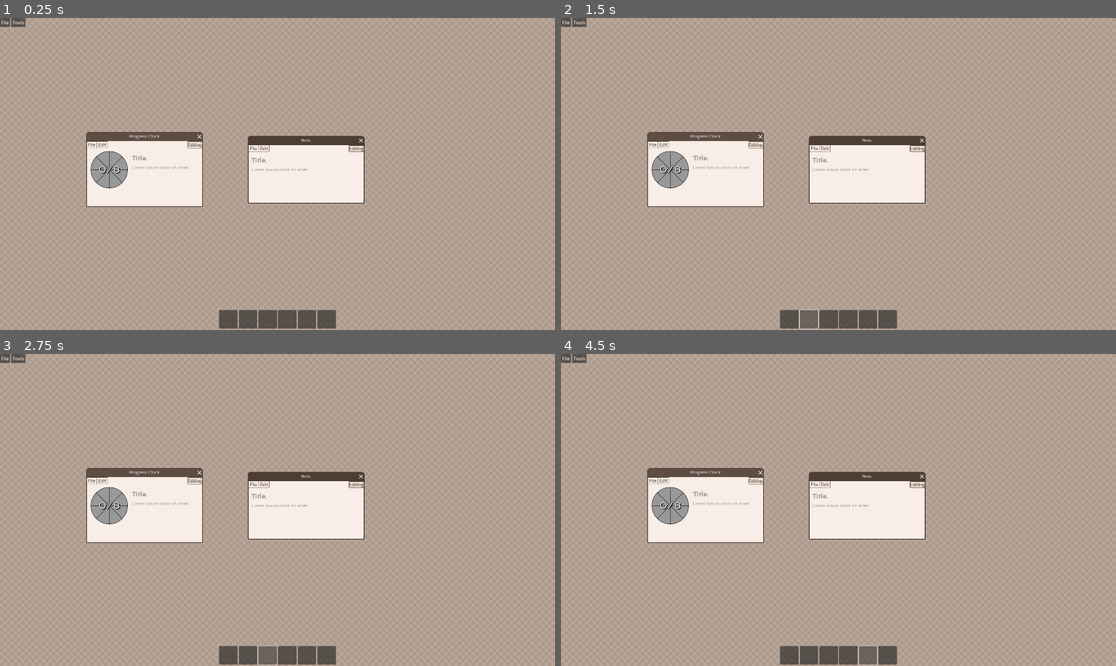
Above: before the commit, frames 1-4 (two rows, left to right).
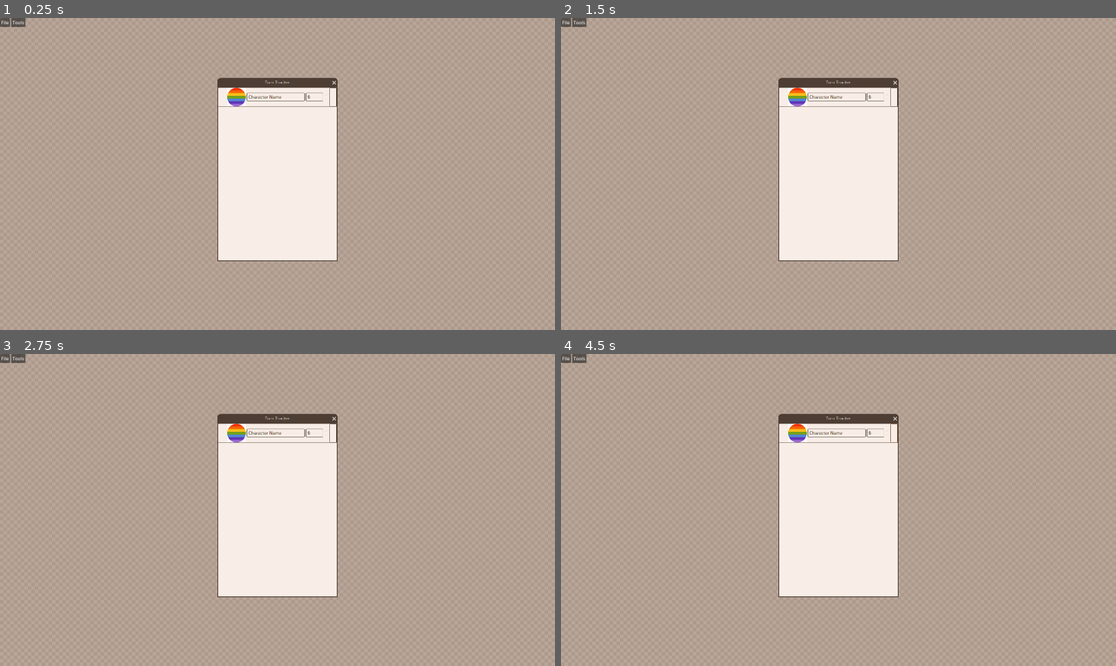
Above: after the commit, the same moments.

Repository: its-bearnadette/BerniesTools
Game: Godot game, scene res://scenes/main_screen.tscn
Two runs of this game, one before a commit and one after it. Both use one fixed random seed, a clock stepped at 60 frames per second and the inputs below.
Inputs (mouse positions are in pixels of both pictures, inside the frame that each line leads up to):
- Up to frame 1 (0.25 s): no input
- Up to frame 2 (1.5 s): click (788, 320) at 0.52 s; click (810, 320) at 1.27 s
- Up to frame 3 (2.75 s): click (266, 656) at 2.02 s
- Up to frame 4 (4.5 s): click (849, 656) at 2.77 s; click (894, 432) at 3.52 s; click (866, 656) at 4.27 s

The runs differ from the first frame. In frame 1, 17% of the frame differs, in the area x 15-66%, y 19-100%; in frame 2, 17%; in frame 3, 17%; in frame 4, 17%.

Commit message:
dice roller basically works.

Diff:
--- a/Tools/DiceRoller/scenes/diceroller.tscn
+++ b/Tools/DiceRoller/scenes/diceroller.tscn
@@ -4,7 +4,17 @@
 [ext_resource type="Script" uid="uid://8d7nnvrmlkou" path="res://Tools/DiceRoller/scripts/diceroller.gd" id="2_t8ntp"]
 [ext_resource type="FontFile" uid="uid://cv7k8nak1nu7g" path="res://style/font/Urbanist-Black.ttf" id="3_jdpq7"]
 
-[node name="Diceroller" type="Panel"]
+[node name="Window2" type="Window"]
+auto_translate_mode = 1
+handle_input_locally = false
+gui_embed_subwindows = true
+title = "Dice Roller"
+initial_position = 1
+size = Vector2i(400, 200)
+min_size = Vector2i(400, 200)
+theme = ExtResource("1_rhcoy")
+
+[node name="Diceroller" type="Panel" parent="."]
 anchors_preset = 15
 anchor_right = 1.0
 anchor_bottom = 1.0
@@ -13,45 +23,37 @@
 theme = ExtResource("1_rhcoy")
 script = ExtResource("2_t8ntp")
 
-[node name="VBoxContainer" type="VBoxContainer" parent="."]
+[node name="VBoxContainer" type="VBoxContainer" parent="Diceroller"]
 layout_mode = 1
-anchors_preset = 8
-anchor_left = 0.5
-anchor_top = 0.5
-anchor_right = 0.5
-anchor_bottom = 0.5
-offset_left = -202.0
-offset_top = -235.0
-offset_right = 202.0
-offset_bottom = 56.0
+anchors_preset = 15
+anchor_right = 1.0
+anchor_bottom = 1.0
+offset_left = 60.0
+offset_right = -60.0
 grow_horizontal = 2
 grow_vertical = 2
 alignment = 1
 
-[node name="ResultLabel" type="Label" parent="VBoxContainer"]
+[node name="ResultLabel" type="Label" parent="Diceroller/VBoxContainer"]
 layout_mode = 2
 theme_override_fonts/font = ExtResource("3_jdpq7")
 theme_override_font_sizes/font_size = 48
-text = "A"
 horizontal_alignment = 1
 vertical_alignment = 1
 
-[node name="OperandsLabel" type="Label" parent="VBoxContainer"]
+[node name="OperandsLabel" type="Label" parent="Diceroller/VBoxContainer"]
 layout_mode = 2
-text = "B"
 horizontal_alignment = 1
 vertical_alignment = 1
 
-[node name="LineRecord" type="Label" parent="VBoxContainer"]
+[node name="LineRecord" type="Label" parent="Diceroller/VBoxContainer"]
 layout_mode = 2
 theme_override_colors/font_color = Color(0.3, 0.2371, 0.198, 0.498039)
-text = "C"
 horizontal_alignment = 1
 vertical_alignment = 1
 
-[node name="InputLine" type="LineEdit" parent="VBoxContainer"]
+[node name="InputLine" type="LineEdit" parent="Diceroller/VBoxContainer"]
 layout_mode = 2
-placeholder_text = "3d6"
 alignment = 1
 
-[connection signal="text_submitted" from="VBoxContainer/InputLine" to="." method="_on_input_line_text_submitted"]
+[connection signal="text_submitted" from="Diceroller/VBoxContainer/InputLine" to="Diceroller" method="_on_input_line_text_submitted"]
--- a/Tools/DiceRoller/scripts/diceroller.gd
+++ b/Tools/DiceRoller/scripts/diceroller.gd
@@ -6,16 +6,18 @@
 @onready var InputLine = $VBoxContainer/InputLine
 var rng = RandomNumberGenerator.new()
 
+func _process(delta: float) -> void:
+	if Input.is_action_just_pressed("ui_up"):
+		InputLine.text = InputRecord.text
+
 func parse_command(input: String) -> void:
 	rng.randomize()
 	var result = dice_syntax.roll(input,rng)
-	print(result.rolls)
+	var rolls = result.rolls[0]
+	var dice = rolls["dice"]
+	OperandsLabel.text = str(dice)
 	ResultLabel.text = str(int(result.result))
-	#OperandsLabel.text = str(result.rolls.dice)
-func roll(sides) -> void:
-	rng.randomize()
-	var result = rng.randi_range(1,sides)
-	print(result)
+
 
 
 func _on_input_line_text_submitted(new_text: String) -> void:
--- a/Tools/TurnTracker/scenes/TurnTracker.tscn
+++ b/Tools/TurnTracker/scenes/TurnTracker.tscn
@@ -1,17 +1,26 @@
-[gd_scene load_steps=3 format=3 uid="uid://oii5virr5wy3"]
+[gd_scene load_steps=3 format=3 uid="uid://d225pk8lxwbrh"]
 
-[ext_resource type="Theme" uid="uid://cniktbk5ckwmp" path="res://style/WarmLight.theme" id="1_nvaux"]
-[ext_resource type="Texture2D" uid="uid://r5uplpg5d8e8" path="res://images/g28552.png" id="2_15kmm"]
+[ext_resource type="Theme" uid="uid://cniktbk5ckwmp" path="res://style/WarmLight.theme" id="1_6bdr8"]
+[ext_resource type="Texture2D" uid="uid://r5uplpg5d8e8" path="res://images/g28552.png" id="2_o12xw"]
 
-[node name="Control" type="Panel"]
+[node name="Window" type="Window"]
+handle_input_locally = false
+gui_embed_subwindows = true
+title = "Turn Tracker"
+initial_position = 1
+size = Vector2i(412, 600)
+min_size = Vector2i(412, 600)
+theme = ExtResource("1_6bdr8")
+
+[node name="Control" type="Panel" parent="."]
 anchors_preset = 15
 anchor_right = 1.0
 anchor_bottom = 1.0
 grow_horizontal = 2
 grow_vertical = 2
-theme = ExtResource("1_nvaux")
+theme = ExtResource("1_6bdr8")
 
-[node name="VBoxContainer" type="VBoxContainer" parent="."]
+[node name="VBoxContainer" type="VBoxContainer" parent="Control"]
 layout_mode = 1
 anchors_preset = 9
 anchor_bottom = 1.0
@@ -19,33 +28,33 @@
 offset_right = 378.0
 grow_vertical = 2
 
-[node name="Character" type="PanelContainer" parent="VBoxContainer"]
+[node name="Character" type="PanelContainer" parent="Control/VBoxContainer"]
 layout_mode = 2
 
-[node name="HBoxContainer" type="HBoxContainer" parent="VBoxContainer/Character"]
+[node name="HBoxContainer" type="HBoxContainer" parent="Control/VBoxContainer/Character"]
 layout_mode = 2
 
-[node name="TextureRect" type="TextureRect" parent="VBoxContainer/Character/HBoxContainer"]
+[node name="TextureRect" type="TextureRect" parent="Control/VBoxContainer/Character/HBoxContainer"]
 custom_minimum_size = Vector2(64, 64)
 layout_mode = 2
-texture = ExtResource("2_15kmm")
+texture = ExtResource("2_o12xw")
 expand_mode = 2
 
-[node name="HBoxContainer" type="HBoxContainer" parent="VBoxContainer/Character/HBoxContainer"]
+[node name="HBoxContainer" type="HBoxContainer" parent="Control/VBoxContainer/Character/HBoxContainer"]
 layout_mode = 2
 size_flags_horizontal = 3
 size_flags_vertical = 4
 
-[node name="Name" type="LineEdit" parent="VBoxContainer/Character/HBoxContainer/HBoxContainer"]
+[node name="Name" type="LineEdit" parent="Control/VBoxContainer/Character/HBoxContainer/HBoxContainer"]
 custom_minimum_size = Vector2(200, 0)
 layout_mode = 2
 size_flags_horizontal = 3
 text = "Character Name"
 max_length = 32
 
-[node name="SpinBox" type="SpinBox" parent="VBoxContainer/Character/HBoxContainer/HBoxContainer"]
+[node name="SpinBox" type="SpinBox" parent="Control/VBoxContainer/Character/HBoxContainer/HBoxContainer"]
 layout_mode = 2
 
-[node name="Grabber" type="Button" parent="VBoxContainer/Character/HBoxContainer"]
+[node name="Grabber" type="Button" parent="Control/VBoxContainer/Character/HBoxContainer"]
 custom_minimum_size = Vector2(24, 0)
 layout_mode = 2
--- a/Tools/TurnTracker/scenes/TurnTrackerWindow.tscn
+++ /dev/null
@@ -1,60 +0,0 @@
-[gd_scene load_steps=3 format=3 uid="uid://d225pk8lxwbrh"]
-
-[ext_resource type="Theme" uid="uid://cniktbk5ckwmp" path="res://style/WarmLight.theme" id="1_6bdr8"]
-[ext_resource type="Texture2D" uid="uid://r5uplpg5d8e8" path="res://images/g28552.png" id="2_o12xw"]
-
-[node name="Window" type="Window"]
-handle_input_locally = false
-gui_embed_subwindows = true
-title = "Turn Tracker"
-initial_position = 1
-size = Vector2i(412, 600)
-min_size = Vector2i(412, 600)
-theme = ExtResource("1_6bdr8")
-
-[node name="Control" type="Panel" parent="."]
-anchors_preset = 15
-anchor_right = 1.0
-anchor_bottom = 1.0
-grow_horizontal = 2
-grow_vertical = 2
-theme = ExtResource("1_6bdr8")
-
-[node name="VBoxContainer" type="VBoxContainer" parent="Control"]
-layout_mode = 1
-anchors_preset = 9
-anchor_bottom = 1.0
-offset_top = 1.0
-offset_right = 378.0
-grow_vertical = 2
-
-[node name="Character" type="PanelContainer" parent="Control/VBoxContainer"]
-layout_mode = 2
-
-[node name="HBoxContainer" type="HBoxContainer" parent="Control/VBoxContainer/Character"]
-layout_mode = 2
-
-[node name="TextureRect" type="TextureRect" parent="Control/VBoxContainer/Character/HBoxContainer"]
-custom_minimum_size = Vector2(64, 64)
-layout_mode = 2
-texture = ExtResource("2_o12xw")
-expand_mode = 2
-
-[node name="HBoxContainer" type="HBoxContainer" parent="Control/VBoxContainer/Character/HBoxContainer"]
-layout_mode = 2
-size_flags_horizontal = 3
-size_flags_vertical = 4
-
-[node name="Name" type="LineEdit" parent="Control/VBoxContainer/Character/HBoxContainer/HBoxContainer"]
-custom_minimum_size = Vector2(200, 0)
-layout_mode = 2
-size_flags_horizontal = 3
-text = "Character Name"
-max_length = 32
-
-[node name="SpinBox" type="SpinBox" parent="Control/VBoxContainer/Character/HBoxContainer/HBoxContainer"]
-layout_mode = 2
-
-[node name="Grabber" type="Button" parent="Control/VBoxContainer/Character/HBoxContainer"]
-custom_minimum_size = Vector2(24, 0)
-layout_mode = 2
--- a/scenes/main_screen.tscn
+++ b/scenes/main_screen.tscn
@@ -1,8 +1,10 @@
-[gd_scene load_steps=4 format=3 uid="uid://cb5o6pmbchm0d"]
+[gd_scene load_steps=6 format=3 uid="uid://cb5o6pmbchm0d"]
 
 [ext_resource type="Texture2D" uid="uid://beb4tgapuqus2" path="res://images/checker.png" id="1_aum10"]
 [ext_resource type="PackedScene" uid="uid://dnbrvu6k3r2fk" path="res://Tools/ProgressClock/scenes/clock.tscn" id="2_lushf"]
 [ext_resource type="PackedScene" uid="uid://crqd5idfg43dx" path="res://Tools/Note/scenes/note.tscn" id="3_w87pm"]
+[ext_resource type="PackedScene" uid="uid://3pwo7kkfdave" path="res://Tools/DiceRoller/scenes/diceroller.tscn" id="4_lushf"]
+[ext_resource type="PackedScene" uid="uid://d225pk8lxwbrh" path="res://Tools/TurnTracker/scenes/TurnTracker.tscn" id="5_w87pm"]
 
 [node name="MainScreen" type="TextureRect"]
 anchors_preset = 15
@@ -12,16 +14,6 @@
 grow_vertical = 2
 texture = ExtResource("1_aum10")
 stretch_mode = 1
-
-[node name="Behavior" type="Control" parent="."]
-layout_mode = 1
-anchors_preset = 15
-anchor_right = 1.0
-anchor_bottom = 1.0
-offset_left = 74.0
-offset_right = 74.0
-grow_horizontal = 2
-grow_vertical = 2
 
 [node name="MenuBar" type="MenuBar" parent="."]
 layout_mode = 0
@@ -76,48 +68,10 @@
 layout_mode = 2
 text = "Add Clock"
 
-[node name="HBoxContainer" type="HBoxContainer" parent="."]
-layout_mode = 1
-anchors_preset = 7
-anchor_left = 0.5
-anchor_top = 1.0
-anchor_right = 0.5
-anchor_bottom = 1.0
-offset_left = -202.0
-offset_top = -69.0
-offset_right = 202.0
-offset_bottom = -5.0
-grow_horizontal = 2
-grow_vertical = 0
-
-[node name="Button" type="Button" parent="HBoxContainer"]
-custom_minimum_size = Vector2(64, 64)
-layout_mode = 2
-
-[node name="Button2" type="Button" parent="HBoxContainer"]
-custom_minimum_size = Vector2(64, 64)
-layout_mode = 2
-
-[node name="Button3" type="Button" parent="HBoxContainer"]
-custom_minimum_size = Vector2(64, 64)
-layout_mode = 2
-
-[node name="Button4" type="Button" parent="HBoxContainer"]
-custom_minimum_size = Vector2(64, 64)
-layout_mode = 2
-
-[node name="Button5" type="Button" parent="HBoxContainer"]
-custom_minimum_size = Vector2(64, 64)
-layout_mode = 2
-
-[node name="Button6" type="Button" parent="HBoxContainer"]
-custom_minimum_size = Vector2(64, 64)
-layout_mode = 2
-
 [node name="Window" parent="." instance=ExtResource("2_lushf")]
-initial_position = 0
-position = Vector2i(300, 427)
 
 [node name="Window2" parent="." instance=ExtResource("3_w87pm")]
-initial_position = 0
-position = Vector2i(859, 440)
+
+[node name="Window3" parent="." instance=ExtResource("4_lushf")]
+
+[node name="Window4" parent="." instance=ExtResource("5_w87pm")]
